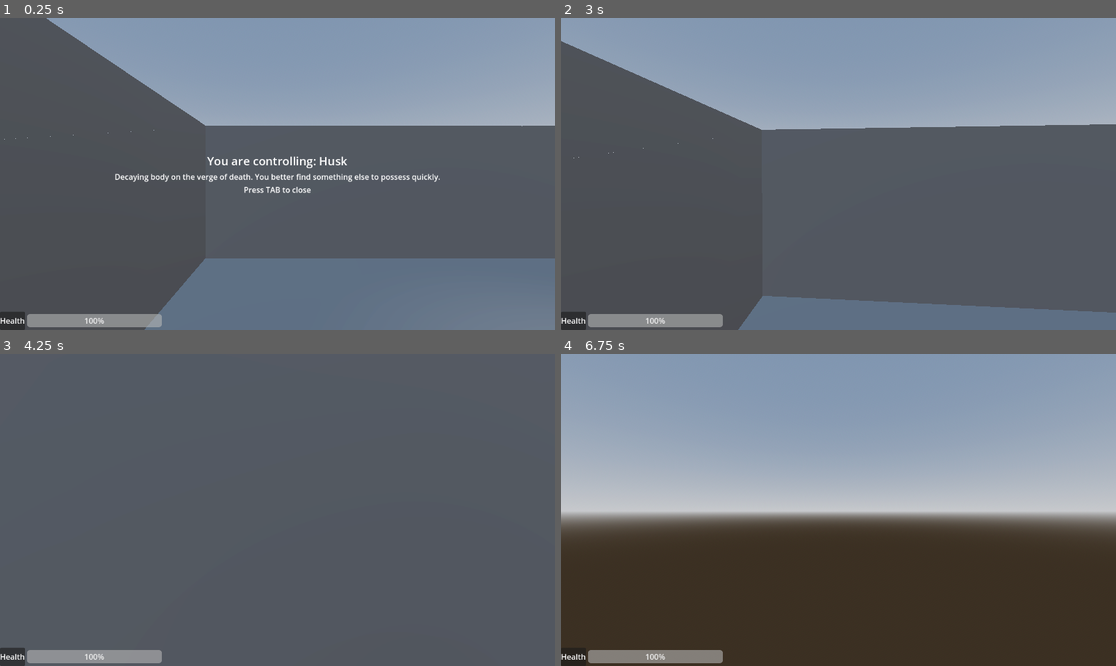
Above: before the commit, frames 1-4 (two rows, left to right).
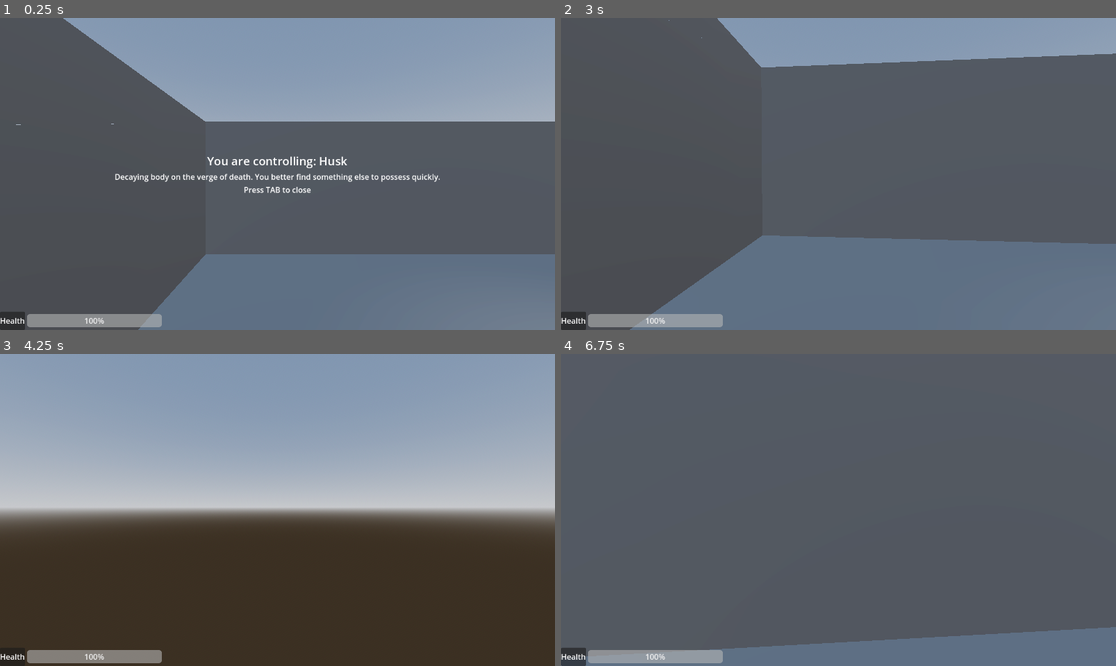
Above: after the commit, the same moments.

Repository: city-high-rider/soulswap
Game: Godot game, scene res://test_level.tscn
The game is run twice, just before and just after one commit, with the same random seed, the same clock (stepped at 60 frames per second) and the same inputs.
Inputs (mouse positions are in pixels of both pictures, inside the frame that each line leads up to):
- Up to frame 1 (0.25 s): no input
- Up to frame 2 (3 s): move the mouse to (866, 174) at 0.52 s; hold W (forward) from 0.53 s (still down); tap F (possess) at 0.6, 1.55, 2.1 s; tap Space (jump) at 0.77, 0.8, 1.07, 1.35, 1.52, 1.82, 2.3 s; move the mouse to (810, 174) at 1.27 s; tap Enter at 2 s; move the mouse to (849, 167) at 2.02 s; tap R (restart) at 2.75 s; move the mouse to (832, 180) at 2.77 s; click (832, 180) at 2.85 s
- Up to frame 3 (4.25 s): keep holding W (forward); tap Space (jump) at 3.02, 3.32, 3.77, 3.8, 4.07 s; tap F (possess) at 3.05 s; move the mouse to (316, 513) at 3.52 s; tap Tab (toggle_info) at 3.6 s
- Up to frame 4 (6.75 s): tap R (restart) at 4.25, 5.75 s; move the mouse to (794, 506) at 4.27 s; tap F (possess) at 4.35, 5.85 s; tap Space (jump) at 4.52, 4.82, 5.1, 6.02, 6.32 s; move the mouse to (844, 510) at 5.02 s; move the mouse to (816, 503) at 5.77 s; release W (forward) at 5.78 s; hold D (right) 5.78-6.53 s; move the mouse to (866, 510) at 6.52 s; press the mouse at (866, 510) at 6.53 s; hold W (forward) from 6.53 s (still down)

The runs differ from the first frame. In frame 1, 2.5% of the frame differs, in the area x 0-100%, y 0-100%; in frame 2, 37%; in frame 3, 99%; in frame 4, 99%.
Error in both runs: Invalid access to property or key 'ghost_mount' on a base object of type 'Nil'. (res://globals/PlayerInfo.gd:25)

Commit message:
tweak gravity and jump height

Diff:
--- a/components/possessable_body.gd
+++ b/components/possessable_body.gd
@@ -9,6 +9,9 @@
 
 ## Where is our ghost located?
 @export var ghost_mount : GhostMount
+
+## How hard is this body to possess?
+@export var possess_cost : float = 10
 
 ## Current saved data
 var current_save : ShellCheckpointSave = ShellCheckpointSave.new()
--- a/shells/Husk.tscn
+++ b/shells/Husk.tscn
@@ -49,10 +49,12 @@
 [node name="Move" type="Node" parent="StateMachine" index="0" node_paths=PackedStringArray("fall_state")]
 script = ExtResource("5_5qu6g")
 fall_state = NodePath("../Fall")
+jump_height = 4.0
 
 [node name="Fall" type="Node" parent="StateMachine" index="1" node_paths=PackedStringArray("move_state")]
 script = ExtResource("6_8y3kh")
 move_state = NodePath("../Move")
+gravity = -8.0
 
 [node name="Down" type="Node" parent="StateMachine" index="2"]
 script = ExtResource("7_xrxxh")
